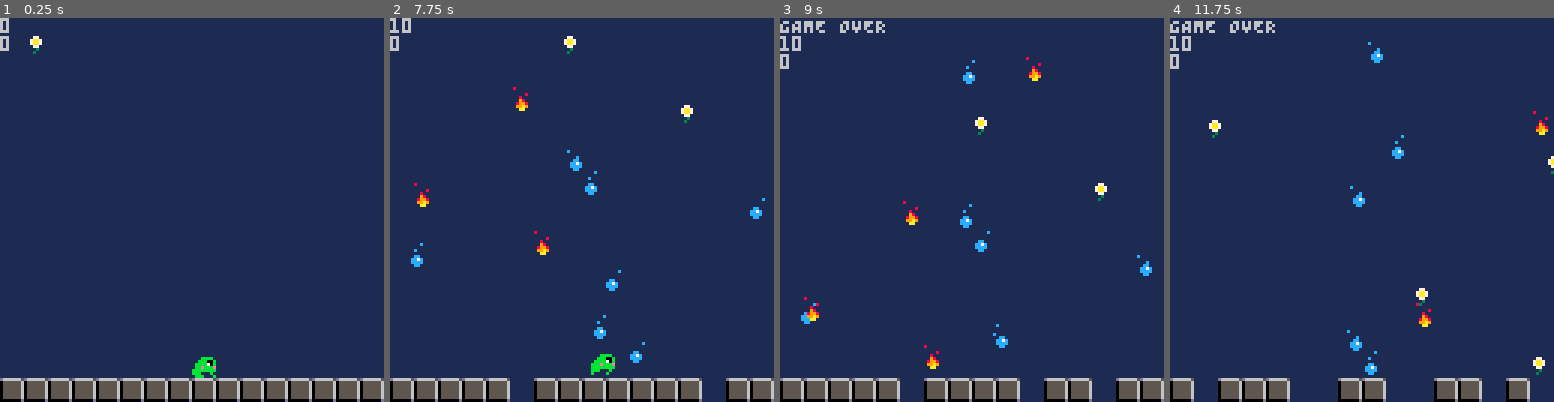
Above: before the commit, frames 1-4 (left to right).
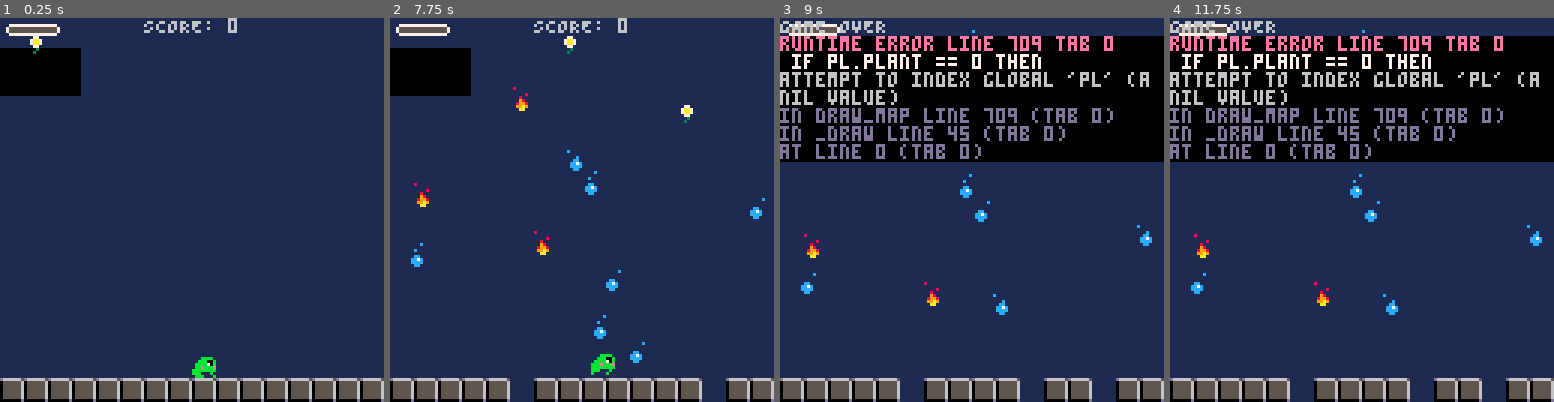
Above: after the commit, the same moments.

Repository: Ricchan-piup/0froppy
Game: PICO-8 cartridge 0main.p8
Same seed, same stepped clock (60 frames per second), same inputs: the game is played once before the commit and once after it.
Inputs:
- Up to frame 1 (0.25 s): no input
- Up to frame 2 (7.75 s): tap O (Z key) at 0.33, 0.7, 1.43, 2.22, 3.1, 3.98, 4.87, 5.75, 6.63, 7.52 s; hold Left 1.97-2.37 s; hold Right 2.87-3.53 s; hold Right 4.13-4.53 s; hold Left 5.13-5.8 s; hold Left 6.23-6.63 s; hold Right from 7.13 s (still down)
- Up to frame 3 (9 s): release Right at 7.8 s; hold Right 8.4-8.8 s; tap O (Z key) at 8.4 s
- Up to frame 4 (11.75 s): tap O (Z key) at 9.28, 10.17, 11.05 s; hold Left 9.4-10.07 s; hold Left 10.5-10.9 s; hold Right from 11.4 s (still down)

The runs differ from the first frame. In frame 1, 3.5% of the frame differs, in the area x 0-62%, y 0-21%; in frame 2, 3.5%; in frame 3, 34%; in frame 4, 36%, in the area x 0-100%, y 1-100%.
Error after the commit: runtime error line 709 tab 0; if pl.plant == 0 then; attempt to index global 'pl' (a nil value)

Commit message:
UI
I started working on the UI of the game

Diff:
--- a/actors.lua
+++ b/actors.lua
@@ -29,7 +29,8 @@
 			},
 			dx = 0,
 			y = 0,
-			dy = 0.5 -- example of the move function being overwritten
+			dy = 0.5,
+			type = "water" -- example of the move function being overwritten
 		},
 
 		-- fire
@@ -40,7 +41,8 @@
 			},
 			dx = 0,
 			y = 0,
-			dy = 1
+			dy = 1,
+			type = "fire"
 		},
 
 		-- plant
@@ -51,7 +53,8 @@
 			},
 			dx = 0.2,
 			y = 0,
-			dy = 0.7
+			dy = 0.7,
+			type = "plant"
 		}
 	}
 end
@@ -100,6 +103,10 @@
 	end
 
 	return a
+end
+
+function get_EnnemyType(a)
+	return a.type
 end
 
 -- default move function for all the actors, can be overwritten
--- a/draw_world.lua
+++ b/draw_world.lua
@@ -1,14 +1,35 @@
 -- draw the map and the actors
 function draw_map()
 
-	cls(1)
 	map(0,0,0,0,128,64)
 	for a in all(actors) do
 		a:draw()
+	end
+
+	for p in all(points) do
+		p:draw()
 	end
 
 	if game_state == 0 then
 		print("GAME OVER")
 	end
 
+	if pl.plant == 0 then
+		spr(64, -4, 2, 3)
+	else
+		spr(68+16*pl.plant, -4, 2, 3)
+	end
+
+	if pl.water == 0 then
+		spr(64, -4, 10, 3)
+	else
+		spr(72+16*pl.water, -4, 10, 3)
+	end
+
+	if pl.fire == 0 then
+		spr(64, -4, 18, 3)
+	else
+		spr(76+16*pl.fire, -4, 18, 3)
+	end
+
 end
--- a/froppy01.lua
+++ b/froppy01.lua
@@ -26,13 +26,20 @@
 		a:move()
 	end
 
+	for p in all(points) do
+		p:update()
+	end
+
 	if (timer - t() < 0) then
 		timer = t() + 4
 	end
 end
 
 function _draw()
+
+	cls(1)
+	spr(64, -5, 2, 4, 3)
 	draw_map()
-	print(debug)
-	print(score)
+	print("SCORE: " .. score, 48, 0, 6)
+
 end
--- a/level.lua
+++ b/level.lua
@@ -13,6 +13,7 @@
 	ground[16] = 0
 
 	actors = {}
+	points = {}
 	pl = make_player()
 
 end
@@ -54,12 +55,63 @@
 	return false
 end
 
-function updateScore(a)
+function makePoints(a)
+	local p = {
+		x = (a.x > 112) and 112 or a.x,
+		y = a.y - 4,
+		points = calculatePoints(a),
+		timer = 30,
+		update = updatePoints,
+		draw = drawPoints
+	}
+	p.color = computeColor(p)
+
+	add(points, p)
+	score += p.points
+
+	return p
+
+end
+
+function calculatePoints(a)
+	local points
 	if a.y < 40 then
-		score += 1000
+		points = 1000
 	elseif a.y < 80 then
-		score += 100
+		points = 100
 	else
-		score += 10
+		points = 10
+	end
+	return points
+end
+
+function computeColor(p)
+	local points = p.points
+	if points == 1000 then
+		return 10
+	elseif points == 100 then
+		return 3
+	else
+		return 2
 	end
 end
+
+function updatePoints(p)
+	local timer = p.timer
+	if timer < 0 then
+		del(points, p)
+		p = nil
+	else
+	local points = p.points
+
+	if p.points == 1000 then
+		p.color = (p.color == 10) and 13 or 10
+	end
+
+	p.timer -= 1
+	end
+end
+
+function drawPoints(p)
+	print(p.points, p.x, p.y, p.color)
+	end
--- a/player.lua
+++ b/player.lua
@@ -20,6 +20,10 @@
 	a.tongue = nil
 	a.canAttack = true -- used to prevent player from spamming tongue by holding btn(4)
 	a.state = pl_idle
+
+	a.plant = 0
+	a.water = 0
+	a.fire = 0
 
 	a.states = {
 		[pl_idle] = {
@@ -79,6 +83,7 @@
 				local tongue = a.tongue
 				local ennemy = tongue.stuck_ennemy
 				if ennemy != nil then
+					chargeGauge(a, ennemy)
 					del(actors, ennemy)
 					ennemy = nil
 				end
@@ -228,10 +233,9 @@
 			then
 				if not a2.is_player then
 					a.stuck_ennemy = a2
-					updateScore(a2)
+					makePoints(a2)
 					set_state(pl, pl_pulling_tongue)
 					return true
-					-- TODO: updateScore()
 					-- del(actors, a)
 					-- a=nil
 					-- del(actors, a2)
@@ -299,3 +303,13 @@
 	update(pl)
 	move_actor(pl)
 end
+
+function chargeGauge(pl, ennemy)
+	if get_EnnemyType(ennemy) == "plant" then
+		pl.plant += 1
+	elseif get_EnnemyType(ennemy) == "water" then
+		pl.water += 1
+	elseif get_EnnemyType(ennemy) == "fire" then
+		pl.fire += 1
+	end
+end
Not shown, changed: 88 lines of the sprite sheet (__gfx__) section of 0main.p8
